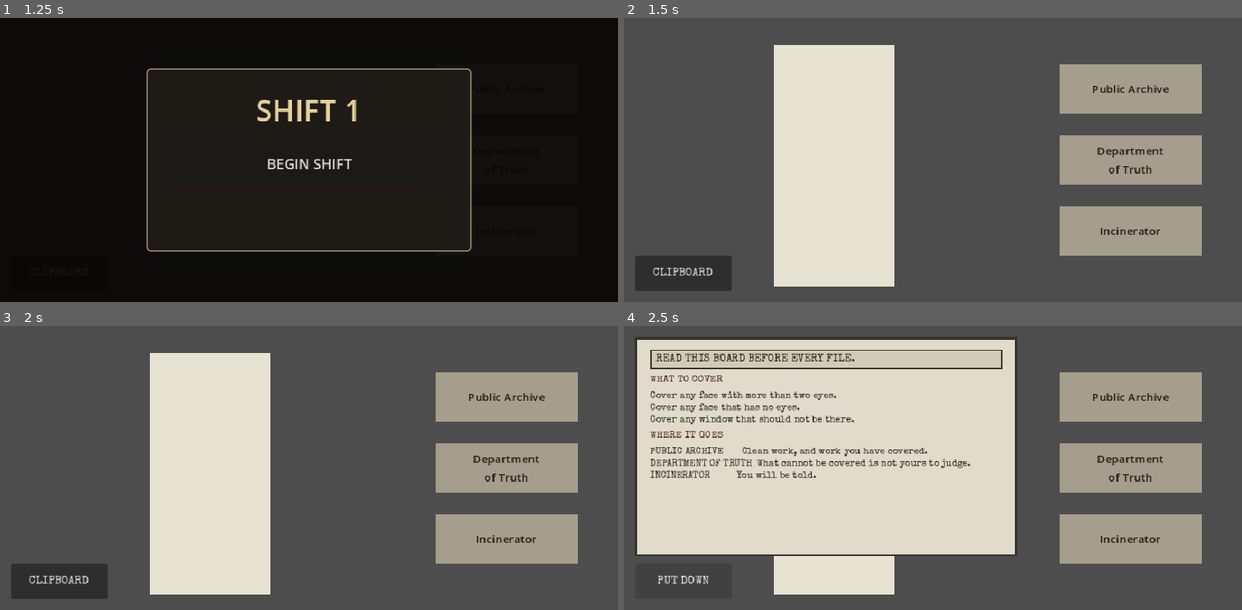
Above: before the commit, frames 1-4 (two rows, left to right).
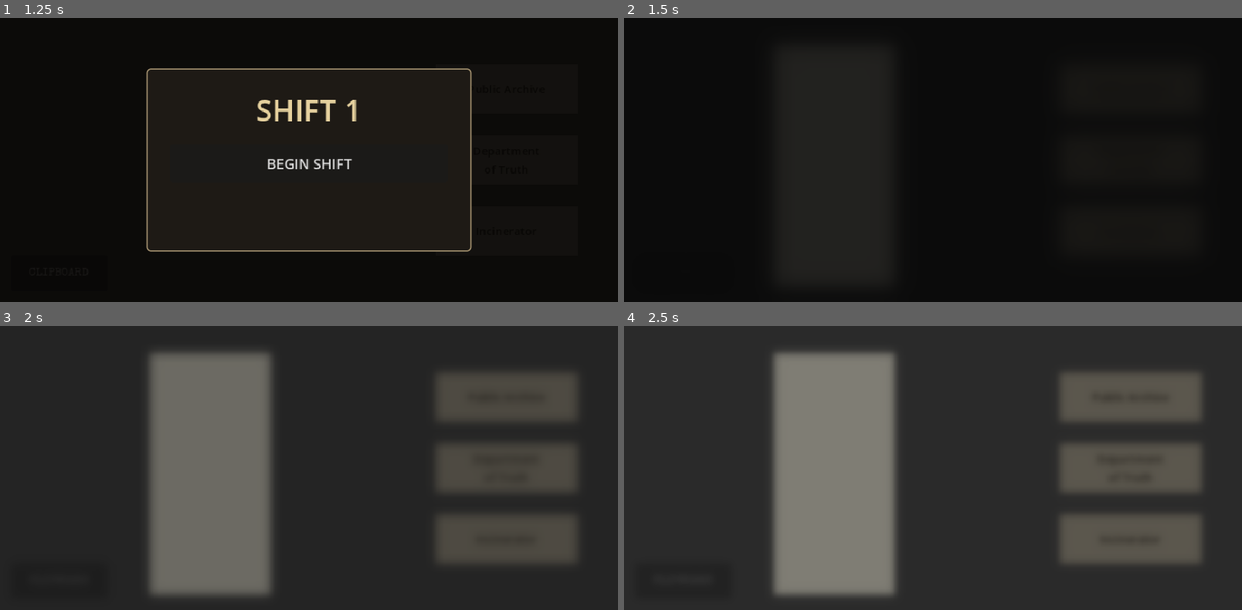
Above: after the commit, the same moments.

Repository: NathanaelWilson/archivist
Game: Godot game, scene res://Scenes/MainMenu/main_menu.tscn
Same seed, same stepped clock (60 frames per second), same inputs: the game is played once before the commit and once after it.
Inputs (mouse positions are in pixels of both pictures, inside the frame that each line leads up to):
- Up to frame 1 (1.25 s): click (228, 194) at 0.5 s
- Up to frame 2 (1.5 s): click "BEGIN SHIFT" at 1.25 s
- Up to frame 3 (2 s): no input
- Up to frame 4 (2.5 s): click (685, 581) at 2 s, where only the run before the commit has a clickable "CLIPBOARD"

Frame 1 is identical in both runs. In frame 2, 100% of the frame differs, in the area x 0-100%, y 0-100%; in frame 3, 97%; in frame 4, 96%.

Commit message:
feat - eye blinking, open, and closing

Diff:
--- a/Root/main.gd
+++ b/Root/main.gd
@@ -51,10 +51,14 @@
 @onready var document_viewer: DocumentViewer = $DocumentViewer
 @onready var shift_screen: ShiftScreen = $ShiftScreen
 @onready var clipboard_panel: ClipboardPanel = $ClipboardPanel
+@onready var eyelids: EyelidOverlay = $EyelidOverlay
 var active_file: FileEntity
 var _shift_index := 0
 var _case_index := 0
 var _ambient_timers: Array[Timer] = []
+## False while the eyes are opening or closing — the desk is visible but must
+## not be touched, so no file can be picked up, opened or filed.
+var _desk_input_enabled := true
 var _last_ambient_msec := -100000
 
 
@@ -73,6 +77,8 @@
 
 
 func _show_current_shift() -> void:
+	# The eyes only blink while there is work in front of them.
+	eyelids.stop_blinking()
 	if _shift_index >= shifts.size():
 		_present_ending()
 		return
@@ -95,6 +101,15 @@
 	shift_screen.dismiss()
 	_case_index = 0
 	_spawn_next_case()
+	# The very first shift is the archivist waking up at the desk; later
+	# shifts just carry on blinking.
+	if _shift_index == 0:
+		# Nothing can be touched until the eyes have finished opening.
+		_set_desk_input_enabled(false)
+		await eyelids.play_wake()
+		_set_desk_input_enabled(true)
+	else:
+		eyelids.start_blinking()
 
 
 func _spawn_next_case() -> void:
@@ -109,6 +124,7 @@
 	var file: FileEntity = FILE_ENTITY_SCENE.instantiate()
 	file.case_data = case_data
 	file.position = get_viewport_rect().size * Vector2(0.34, 0.52)
+	file.set_interaction_enabled(_desk_input_enabled)
 	add_child(file)
 	file.filing_evaluated.connect(_on_file_filed.bind(case_data))
 	file.open_requested.connect(_open_document.bind(file))
@@ -116,6 +132,8 @@
 
 
 func _open_document(file: FileEntity) -> void:
+	if not _desk_input_enabled:
+		return
 	clipboard_panel.close()
 	active_file = file
 	file.set_interaction_enabled(false)
@@ -126,7 +144,7 @@
 	if is_instance_valid(active_file):
 		active_file.ink_image = ink_image
 		active_file.set_redaction_result(redaction_result)
-		active_file.set_interaction_enabled(true)
+		active_file.set_interaction_enabled(_desk_input_enabled)
 	active_file = null
 
 
@@ -158,6 +176,17 @@
 
 
 
+## Turns the whole desk on or off: every paper on it, and the clipboard. Used
+## for the eye-opening and eye-closing beats, where the desk is on screen but
+## the archivist cannot yet (or can no longer) work.
+func _set_desk_input_enabled(enabled: bool) -> void:
+	_desk_input_enabled = enabled
+	for child in get_children():
+		if child is FileEntity:
+			child.set_interaction_enabled(enabled)
+	clipboard_panel.set_interactive(enabled)
+
+
 func _start_ambient(id: StringName, min_sec: float, max_sec: float) -> void:
 	var timer := Timer.new()
 	timer.one_shot = true
@@ -200,6 +229,10 @@
 ## scene, and shows it in place of the old generic "SHIFT COMPLETE" screen.
 func _present_ending() -> void:
 	shift_screen.dismiss()
+	# After the last shift the eyes close for good, and the verdict fades up
+	# out of that darkness.
+	_set_desk_input_enabled(false)
+	await eyelids.play_sleep()
 	_stop_atmosphere()
 	var ending_id := GameScore.evaluate_ending()
 	OutcomeRecord.file_ending(ending_id)
@@ -212,3 +245,4 @@
 	add_child(ending)
 	ending.clocked_out.connect(func(): get_tree().change_scene_to_file(MAIN_MENU_SCENE_PATH))
 	ending.present()
+	eyelids.reveal()
--- a/Root/main.tscn
+++ b/Root/main.tscn
@@ -8,6 +8,7 @@
 [ext_resource type="PackedScene" uid="uid://b8ceoj0rvef7n" path="res://Scenes/document_viewer.tscn" id="5_document_viewer"]
 [ext_resource type="PackedScene" uid="uid://citvx2uyr8itb" path="res://Scenes/Shifts/shift_screen.tscn" id="6_shift_screen"]
 [ext_resource type="PackedScene" path="res://Scenes/DirectivesClipboard/clipboard_panel.tscn" id="7_clipboard"]
+[ext_resource type="PackedScene" path="res://Scenes/Eyelids/eyelid_overlay.tscn" id="8_eyelids"]
 
 [node name="Main" type="Node2D" unique_id=1907770346]
 script = ExtResource("1_main")
@@ -18,3 +19,5 @@
 [node name="ShiftScreen" parent="." unique_id=1104705691 instance=ExtResource("6_shift_screen")]
 
 [node name="ClipboardPanel" parent="." unique_id=733570815 instance=ExtResource("7_clipboard")]
+
+[node name="EyelidOverlay" parent="." unique_id=1648783443 instance=ExtResource("8_eyelids")]
--- a/Scenes/DirectivesClipboard/clipboard_panel.gd
+++ b/Scenes/DirectivesClipboard/clipboard_panel.gd
@@ -25,6 +25,14 @@
 func _ready() -> void:
 	handle.pressed.connect(toggle)
 	panel.visible = false
+
+
+## Locked while the eyes are opening or closing: the tab cannot be pressed,
+## and a board left open is put down.
+func set_interactive(enabled: bool) -> void:
+	handle.disabled = not enabled
+	if not enabled:
+		close()
 
 
 func toggle() -> void:
--- /dev/null
+++ b/Scenes/Eyelids/eyelid_overlay.gd
@@ -0,0 +1,131 @@
+class_name EyelidOverlay
+extends CanvasLayer
+
+## The archivist's eyes. Everything here is purely visual — it never blocks
+## input, so a blink cannot eat a tap or cut a marker stroke in half.
+##
+## Three beats:
+##   blink — every blink_interval_sec, closed and open again inside half a second.
+##   wake  — the first shift: dark and unfocused, opening part way, resting
+##           there, then finally seeing clearly.
+##   sleep — the end of the last shift: the reverse, and it stays shut.
+
+signal wake_finished
+signal sleep_finished
+
+@export var blink_interval_sec := 10.0
+## A blink is blink_close_sec + blink_open_sec = half a second all told.
+@export var blink_close_sec := 0.15
+@export var blink_open_sec := 0.35
+@export var wake_duration_sec := 3.0
+@export var sleep_duration_sec := 3.0
+## How dark and how smeared the half-open pause sits at.
+@export var half_open_darkness := 0.45
+@export var max_blur := 4.0
+
+var _tween: Tween
+var _blink_timer: Timer
+
+@onready var eyelid: ColorRect = $Eyelid
+
+
+func _ready() -> void:
+	_blink_timer = Timer.new()
+	_blink_timer.wait_time = blink_interval_sec
+	_blink_timer.timeout.connect(_blink)
+	add_child(_blink_timer)
+	_apply(0.0, 0.0)
+
+
+## Shift 1: the eyes open for the first time. Awaitable.
+func play_wake() -> void:
+	stop_blinking()
+	_apply(1.0, max_blur)
+	_kill_tween()
+	_tween = create_tween()
+	# Opening: most of the dark lifts quickly, but nothing is in focus yet.
+	_tween.tween_method(_apply_blended.bind(1.0, max_blur, half_open_darkness, max_blur * 0.6),
+		0.0, 1.0, wake_duration_sec * 0.35).set_trans(Tween.TRANS_SINE).set_ease(Tween.EASE_OUT)
+	# The pause at half-open: the room is there, but not yet readable.
+	_tween.tween_interval(wake_duration_sec * 0.2)
+	# Focusing: the rest of the dark and all of the blur come off.
+	_tween.tween_method(_apply_blended.bind(half_open_darkness, max_blur * 0.6, 0.0, 0.0),
+		0.0, 1.0, wake_duration_sec * 0.45).set_trans(Tween.TRANS_SINE).set_ease(Tween.EASE_IN_OUT)
+	await _tween.finished
+	start_blinking()
+	wake_finished.emit()
+
+
+## End of the last shift: the eyes close for good. Awaitable.
+func play_sleep() -> void:
+	stop_blinking()
+	_kill_tween()
+	_tween = create_tween()
+	# Sinking: the lids get heavy and the desk goes soft.
+	_tween.tween_method(_apply_blended.bind(0.0, 0.0, half_open_darkness, max_blur * 0.6),
+		0.0, 1.0, sleep_duration_sec * 0.5).set_trans(Tween.TRANS_SINE).set_ease(Tween.EASE_IN)
+	_tween.tween_interval(sleep_duration_sec * 0.15)
+	# Shutting.
+	_tween.tween_method(_apply_blended.bind(half_open_darkness, max_blur * 0.6, 1.0, max_blur),
+		0.0, 1.0, sleep_duration_sec * 0.35).set_trans(Tween.TRANS_SINE).set_ease(Tween.EASE_IN)
+	await _tween.finished
+	sleep_finished.emit()
+
+
+## Lifts whatever darkness is on screen, for fading a new screen in from
+## black after play_sleep(). Awaitable.
+func reveal(duration_sec := 1.5) -> void:
+	stop_blinking()
+	_kill_tween()
+	_tween = create_tween()
+	_tween.tween_method(_apply_blended.bind(1.0, max_blur, 0.0, 0.0),
+		0.0, 1.0, duration_sec).set_trans(Tween.TRANS_SINE).set_ease(Tween.EASE_OUT)
+	await _tween.finished
+
+
+func start_blinking() -> void:
+	_blink_timer.wait_time = blink_interval_sec
+	_blink_timer.start()
+
+
+func stop_blinking() -> void:
+	_blink_timer.stop()
+
+
+## Clears the eyelid entirely — used when leaving the shift scene.
+func clear() -> void:
+	stop_blinking()
+	_kill_tween()
+	_apply(0.0, 0.0)
+
+
+func _blink() -> void:
+	_kill_tween()
+	_tween = create_tween()
+	_tween.tween_method(_apply_darkness, 0.0, 1.0, blink_close_sec).set_trans(Tween.TRANS_SINE).set_ease(Tween.EASE_IN)
+	_tween.tween_method(_apply_darkness, 1.0, 0.0, blink_open_sec).set_trans(Tween.TRANS_SINE).set_ease(Tween.EASE_OUT)
+
+
+func _apply_darkness(darkness: float) -> void:
+	_apply(darkness, 0.0)
+
+
+## tween_method drives t from 0 to 1; the four bound values are where the
+## darkness and blur start and end.
+func _apply_blended(t: float, from_darkness: float, from_blur: float, to_darkness: float, to_blur: float) -> void:
+	_apply(lerpf(from_darkness, to_darkness, t), lerpf(from_blur, to_blur, t))
+
+
+func _apply(darkness: float, blur: float) -> void:
+	var shader_material := eyelid.material as ShaderMaterial
+	if shader_material == null:
+		return
+	shader_material.set_shader_parameter("darkness", darkness)
+	shader_material.set_shader_parameter("blur", blur)
+	# A perfectly clear eye has nothing to draw, so the overlay steps aside.
+	eyelid.visible = darkness > 0.001 or blur > 0.001
+
+
+func _kill_tween() -> void:
+	if _tween != null and _tween.is_valid():
+		_tween.kill()
--- /dev/null
+++ b/Scenes/Eyelids/eyelid_overlay.tscn
@@ -0,0 +1,22 @@
+[gd_scene format=3]
+
+[ext_resource type="Script" path="res://Scenes/Eyelids/eyelid_overlay.gd" id="1_overlay"]
+[ext_resource type="Shader" path="res://Shaders/eyelid.gdshader" id="2_shader"]
+
+[sub_resource type="ShaderMaterial" id="ShaderMaterial_eyelid"]
+shader = ExtResource("2_shader")
+shader_parameter/darkness = 0.0
+shader_parameter/blur = 0.0
+
+[node name="EyelidOverlay" type="CanvasLayer"]
+layer = 100
+script = ExtResource("1_overlay")
+
+[node name="Eyelid" type="ColorRect" parent="."]
+material = SubResource("ShaderMaterial_eyelid")
+anchors_preset = 15
+anchor_right = 1.0
+anchor_bottom = 1.0
+grow_horizontal = 2
+grow_vertical = 2
+mouse_filter = 2
--- /dev/null
+++ b/Shaders/eyelid.gdshader
@@ -0,0 +1,15 @@
+shader_type canvas_item;
+
+// Draws the screen back over itself, dimmed and out of focus, so the eyelid
+// effect works on whatever is underneath (desk, document, clipboard) without
+// any of them knowing about it. darkness 0 / blur 0 is a plain redraw.
+uniform sampler2D screen_texture : hint_screen_texture, filter_linear_mipmap;
+uniform float darkness : hint_range(0.0, 1.0) = 0.0;
+// In mip levels: every step doubles the smear, which is what a heavy,
+// half-open eye looks like.
+uniform float blur : hint_range(0.0, 6.0) = 0.0;
+
+void fragment() {
+	vec3 seen = textureLod(screen_texture, SCREEN_UV, blur).rgb;
+	COLOR = vec4(seen * (1.0 - darkness), 1.0);
+}
Not shown, added: Scenes/Eyelids/eyelid_overlay.gd.uid
Not shown, added: Shaders/eyelid.gdshader.uid
